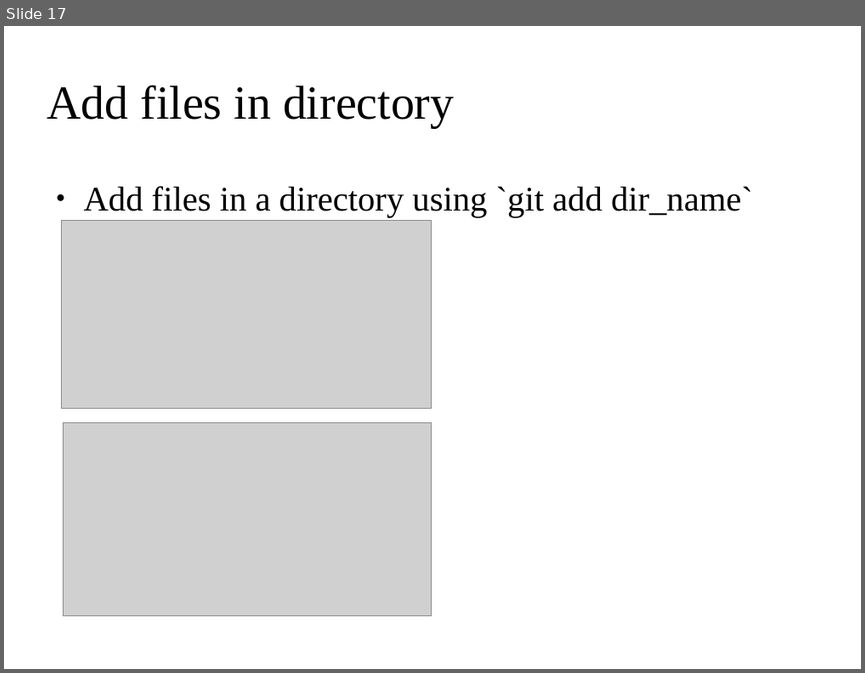
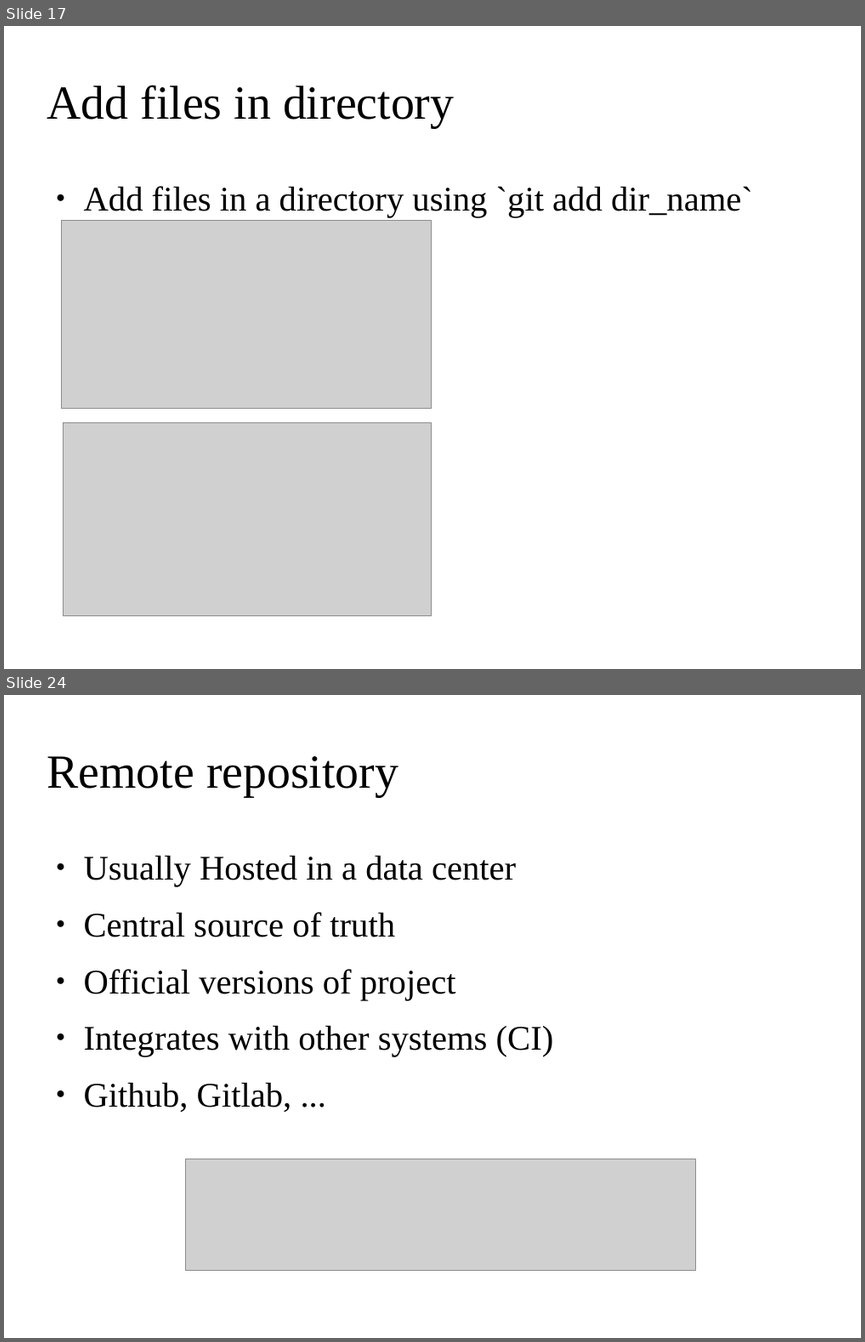
Before and after one commit to ehsansh84/git-tutorial, a slide deck: git.odp. Shown one above the other, each under a label of ours: slide 17 before the commit, slides 17 and 24 after it; the slides between them are not shown. The pictures are 865x673 and 865x1342 pixels, drawn with LibreOffice and Linux fonts; fonts in the diff are those of the drawing; grey boxes stand for pictures; background and template pictures are left out. Boxes give left, top, right and bottom in pixels: in the first picture for what was removed or moved away, otherwise in the second. Text is boxed around its words. In the diff, an @@ line names an element or a change of style, - is before the commit and + after.

```diff
--- a/git.odp
+++ b/git.odp
@@ slide 24 added at (4, 695, 861, 1338), background picture (left out) @@
@@ title added at (46, 756, 398, 797), 44 pt, text #000000 @@
+Remote repository
@@ text added at (84, 855, 554, 1111), 32 pt, text #000000 @@
+● Usually Hosted in a data center
+● Central source of truth
+● Official versions of project
+● Integrates with other systems (CI)
+● Github, Gitlab, ...
@@ picture added at (186, 1158, 696, 1270) @@
```
Also in this commit, not shown: 1 slide changed, 20 other slides added, 10 slides removed.
